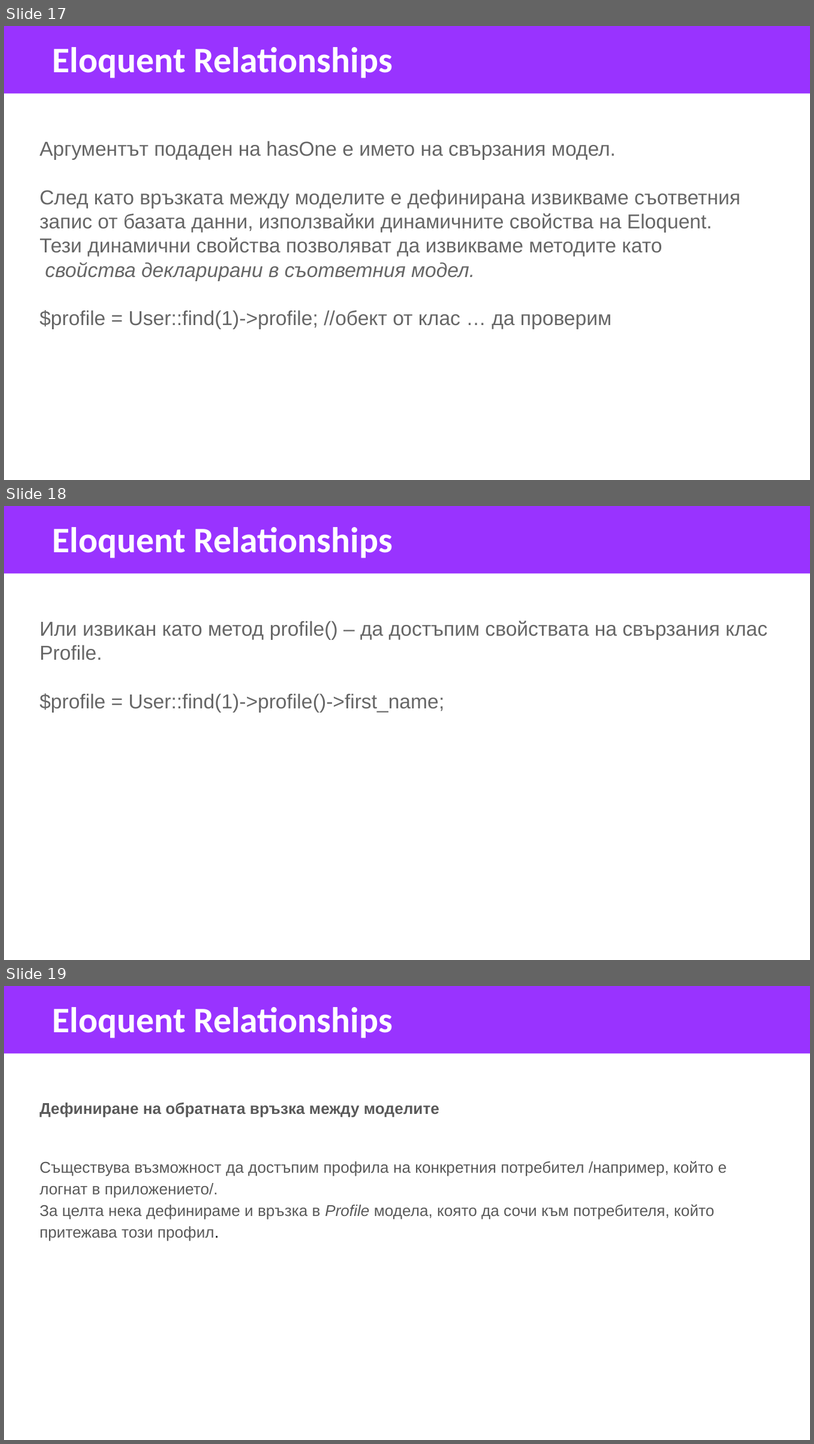
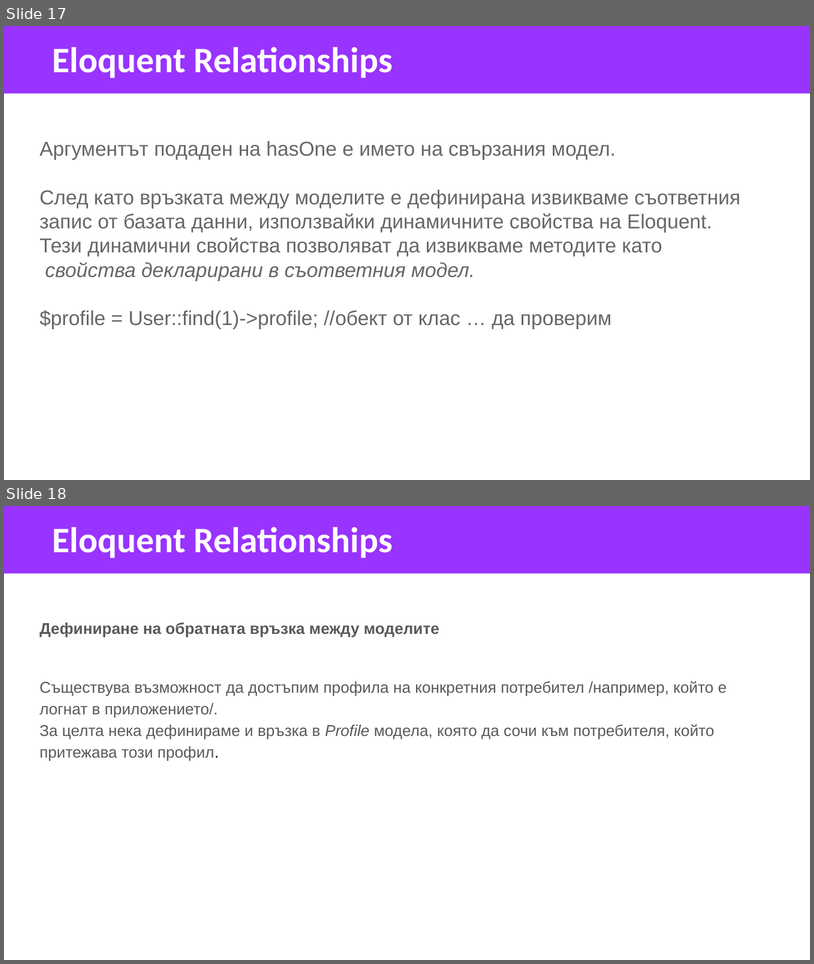
Before and after one commit to VratsaSoftware/php18, a slide deck: 04_PHP_OOP_and_MVC/10_L4_models_eloquent/models_eloquent.pptx. Shown one above the other, each under a label of ours: slides 17, 18 and 19 before the commit, slides 17 and 18 after it. The pictures are 814x1444 and 814x964 pixels, drawn with LibreOffice and Linux fonts; fonts in the diff are those of the drawing. Boxes give left, top, right and bottom in pixels: in the first picture for what was removed or moved away, otherwise in the second. Text is boxed around its words. In the diff, an @@ line names an element or a change of style, - is before the commit and + after.

```diff
--- a/04_PHP_OOP_and_MVC/10_L4_models_eloquent/models_eloquent.pptx
+++ b/04_PHP_OOP_and_MVC/10_L4_models_eloquent/models_eloquent.pptx
@@ slide 18 removed at (4, 506, 810, 960), background #FFFFFF @@
@@ rectangle removed at (4, 506, 810, 574) @@
@@ rectangle removed at (4, 508, 604, 571) @@
-Eloquent Relationships
@@ text removed at (39, 621, 768, 712) @@
-Или извикан като метод profile() – да достъпим свойствата на свързания клас Profile.
-$profile = User::find(1)->profile()->first_name;
@@ what was slide 19 is now slide 18 @@
```
Also in this commit, not shown: 1 other file.
